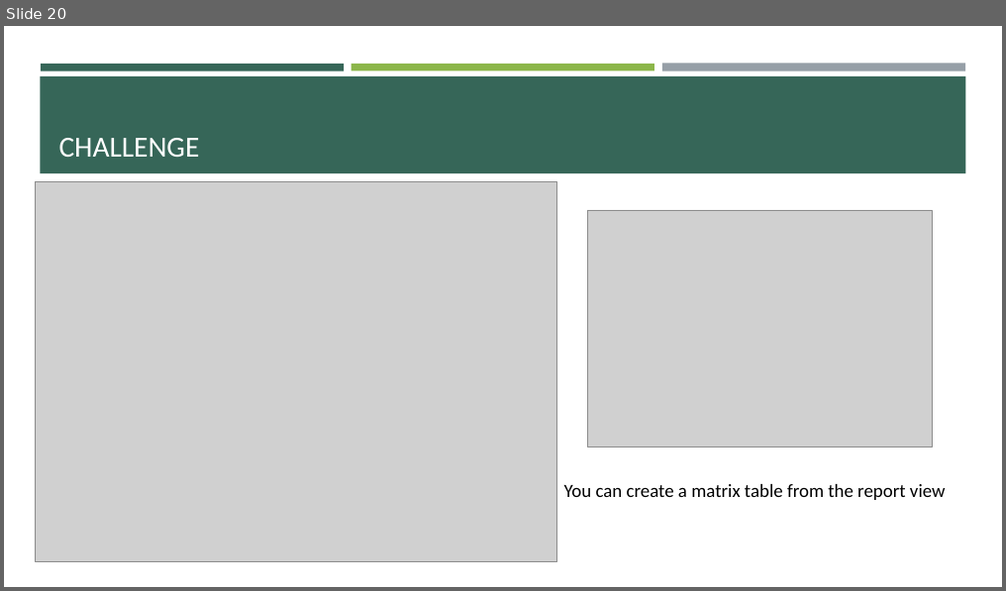
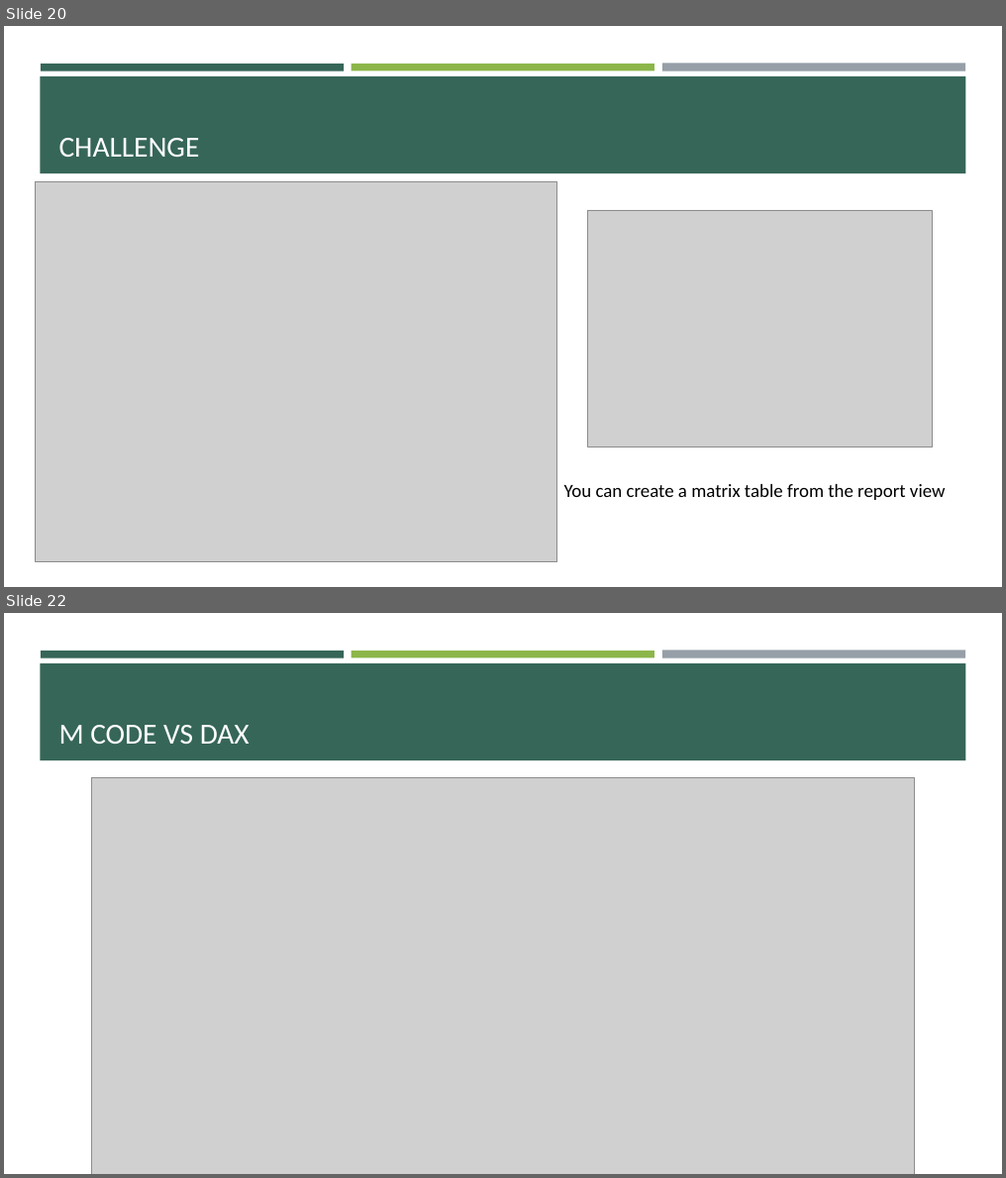
Before and after one commit to e-m-wilson/data_engineering, a slide deck: power_bi/Power_BI.pptx. Shown one above the other, each under a label of ours: slide 20 before the commit, slides 20 and 22 after it; the slides between them are not shown. The pictures are 1006x591 and 1006x1178 pixels, drawn with LibreOffice and Linux fonts; fonts in the diff are those of the drawing; grey boxes stand for pictures. Boxes give left, top, right and bottom in pixels: in the first picture for what was removed or moved away, otherwise in the second. Text is boxed around its words. In the diff, an @@ line names an element or a change of style, - is before the commit and + after.

```diff
--- a/power_bi/Power_BI.pptx
+++ b/power_bi/Power_BI.pptx
@@ slide 22 added at [4, 613, 1002, 1174], background #FFFFFF; not listed: 4 template elements that a slide beside it also shows @@
@@ title added at [59, 725, 250, 744], 28 pt, text #FFFFFF @@
+M CODE VS DAX
@@ picture added at [91, 777, 915, 1174] @@
```
Also in this commit, not shown: 18 other slides added, 1 slide removed, 4 other files.
